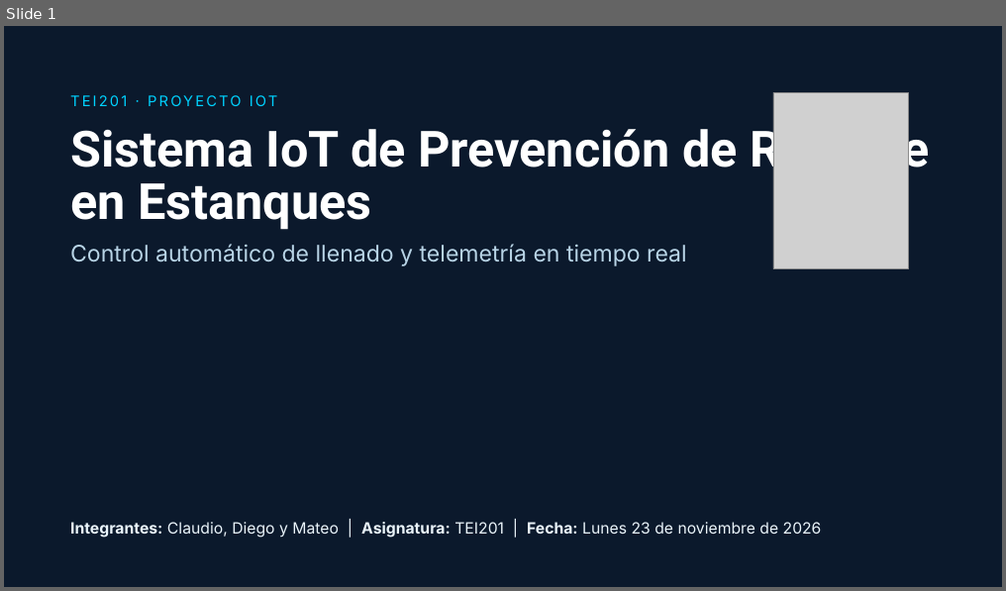
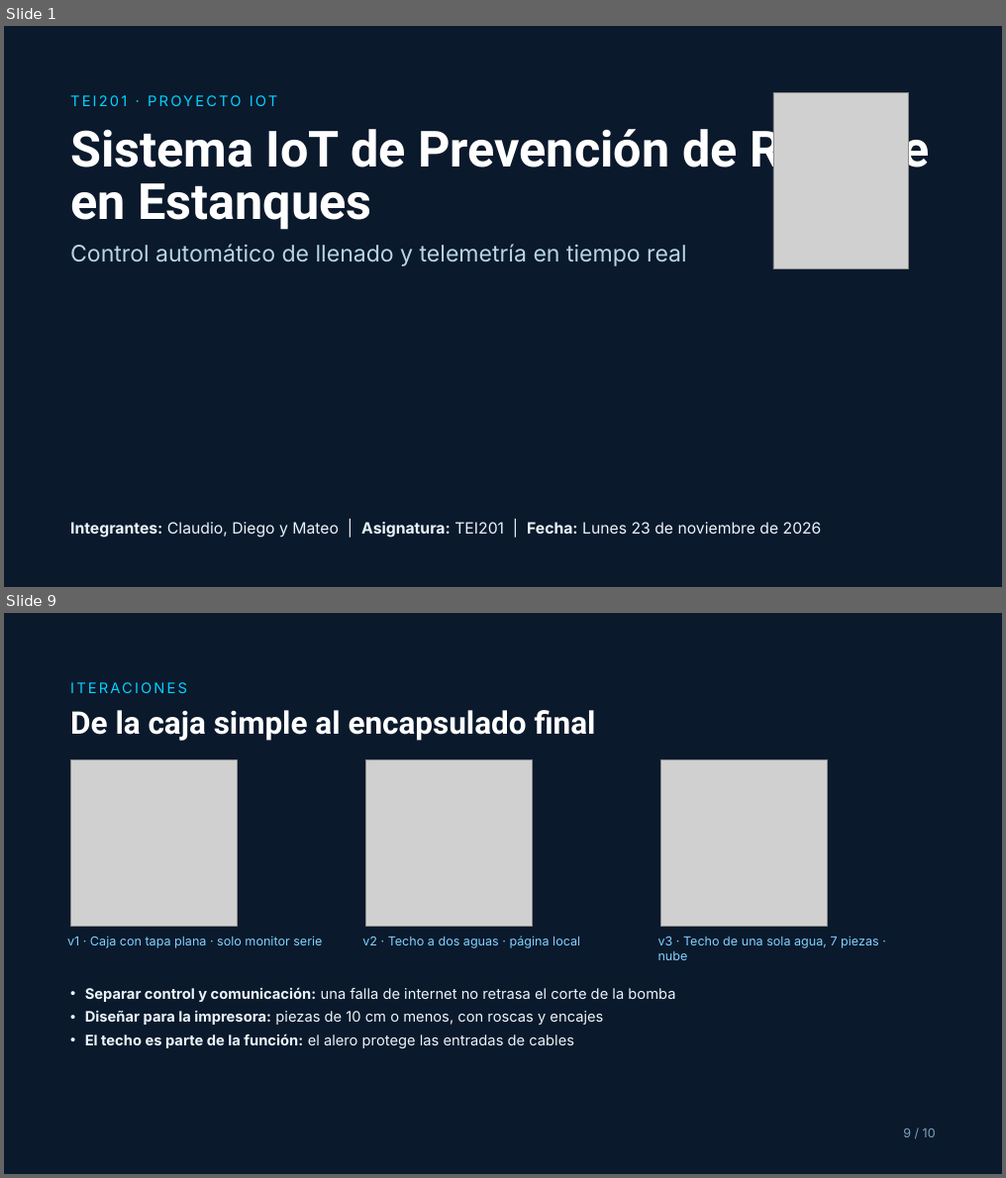
Before and after one commit to mcandela123/esp32-railway-estanque, a slide deck: documentacion/presentacion/presentacion_estanque.pptx. Shown one above the other, each under a label of ours: slide 1 before the commit, slides 1 and 9 after it; the slides between them are not shown. The pictures are 1006x591 and 1006x1178 pixels, drawn with LibreOffice and Linux fonts; fonts in the diff are those of the drawing; grey boxes stand for pictures. Boxes give left, top, right and bottom in pixels: in the first picture for what was removed or moved away, otherwise in the second. Text is boxed around its words. In the diff, an @@ line names an element or a change of style, - is before the commit and + after.

```diff
--- a/documentacion/presentacion/presentacion_estanque.pptx
+++ b/documentacion/presentacion/presentacion_estanque.pptx
@@ slide 9 added at (4,613,1002,1174), background #0B192C @@
@@ text added at (70,679,443,699), 14 pt, text #00D2FF @@
+ITERACIONES
@@ title added at (70,710,596,741), 30 pt, text #FFFFFF, bold @@
+De la caja simple al encapsulado final
@@ picture added at (70,760,237,926) @@
@@ picture added at (365,760,532,926) @@
@@ picture added at (661,760,828,926) @@
@@ text added at (67,936,322,949), 12 pt, text #7FD0FF @@
+v1 · Caja con tapa plana · solo monitor serie
@@ text added at (362,936,580,949), 12 pt, text #7FD0FF @@
+v2 · Techo a dos aguas · página local
@@ text added at (658,936,879,960), 12 pt, text #7FD0FF @@
+v3 · Techo de una sola agua, 7 piezas · nube
@@ text added at (85,987,675,1049), 14 pt, text #EAF4FA @@
+• Separar control y comunicación: una falla de internet no retrasa el corte de la bomba
+• Diseñar para la impresora: piezas de 10 cm o menos, con roscas y encajes
+• El techo es parte de la función: el alero protege las entradas de cables
@@ text added at (903,1129,936,1138), 12 pt, text #7FA3BF @@
+9 / 10
```
Also in this commit, not shown: 6 slides changed, 2 other slides added, 1 slide removed, 4 other files.
